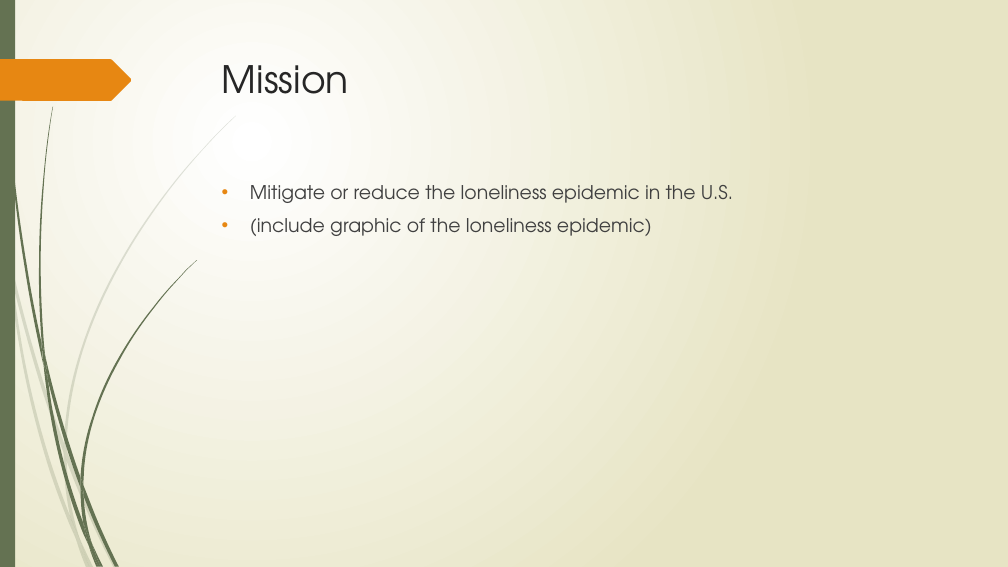
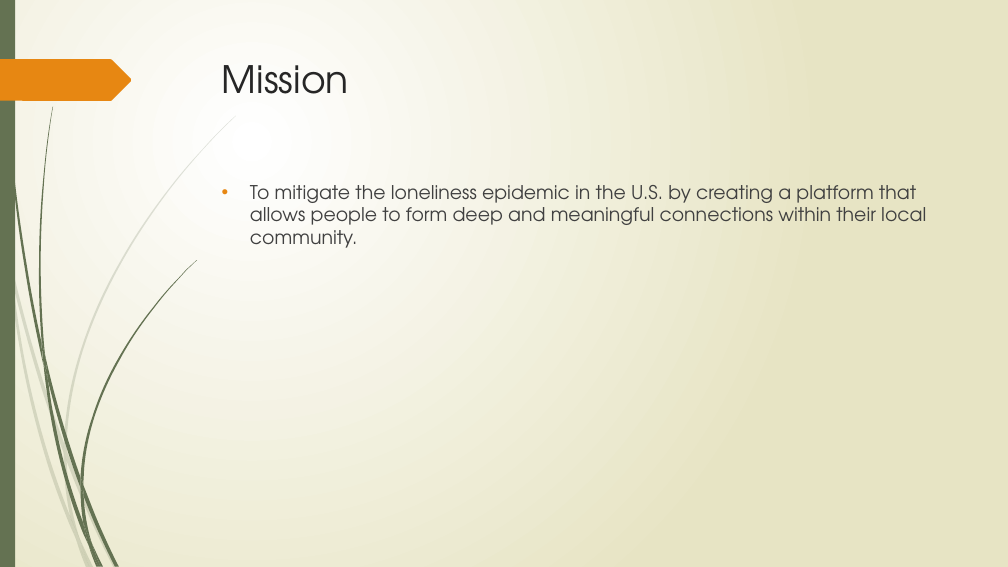
Before and after one commit to tieje/dogen, a slide deck: slide 5 of Presentation/SocialHub_FrancisT_06_23_2020.pptx (slide 3 before the commit). Drawn at 1008x567 pixels with LibreOffice and Linux fonts; fonts in the diff are those of the drawing. Boxes give left, top, right and bottom in pixels: in the first picture for what was removed or moved away, otherwise in the second. Text is boxed around its words. In the diff, an @@ line names an element or a change of style, - is before the commit and + after.

```diff
--- a/Presentation/SocialHub_FrancisT_06_23_2020.pptx
+++ b/Presentation/SocialHub_FrancisT_06_23_2020.pptx
@@ text at (250, 185, 926, 248): text changed @@
-• Mitigate or reduce the loneliness epidemic in the U.S.
-• (include graphic of the loneliness epidemic)
+• To mitigate the loneliness epidemic in the U.S. by creating a platform that allows people to form deep and meaningful connections within their local community.
```
Also in this commit, not shown: 13 other slides changed, 4 slides added, 2 slides removed, 5 other files.
